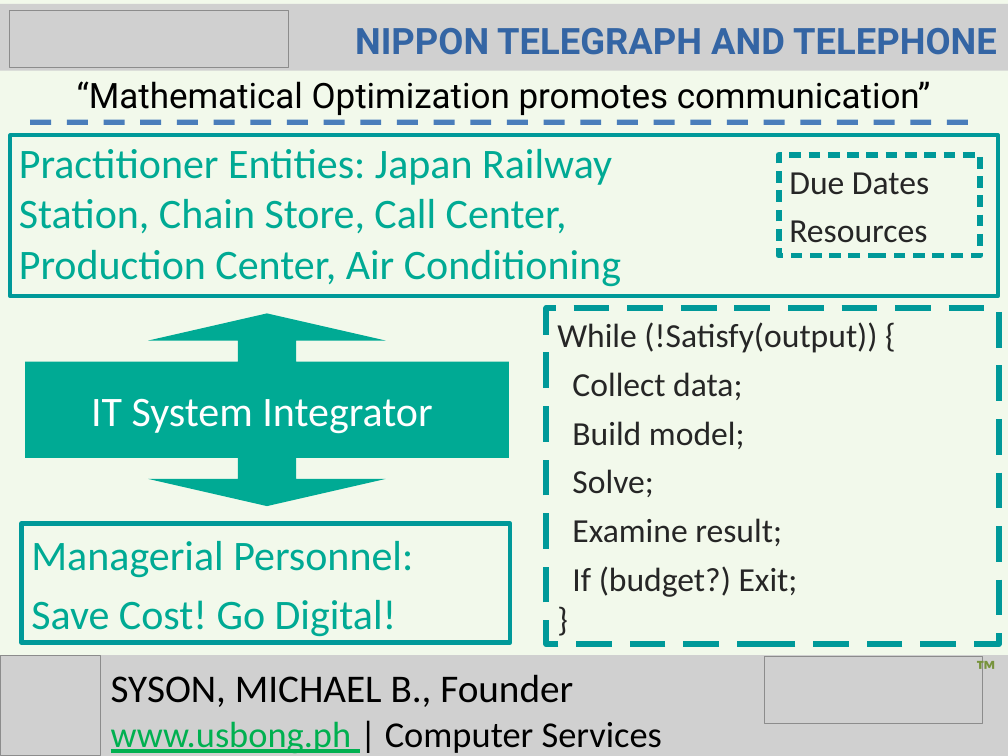
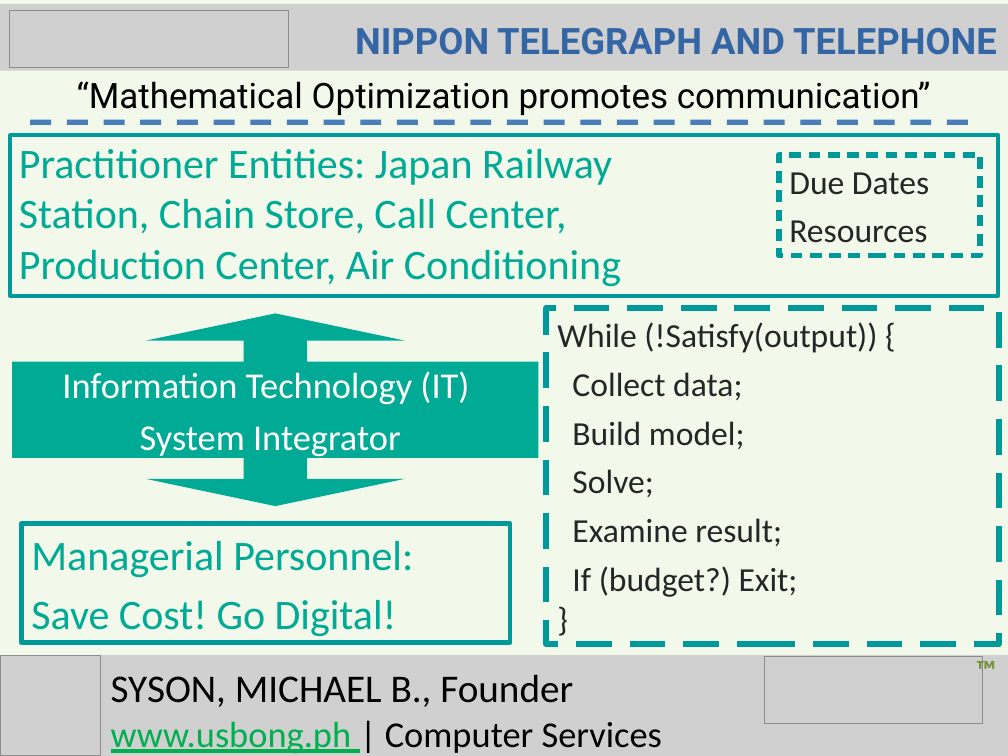
Before and after one commit to usbong/documentation, a slide deck: slide 1 of Usbong/R&D/CaseStudyNTT/usbong-CaseStudyNTT.odp. Drawn at 1008x756 pixels with LibreOffice and Linux fonts; fonts in the diff are those of the drawing; grey boxes stand for pictures. Boxes give left, top, right and bottom in pixels: in the first picture for what was removed or moved away, otherwise in the second. Text is boxed around its words. In the diff, an @@ line names an element or a change of style, - is before the commit and + after.

```diff
--- a/Usbong/R&D/CaseStudyNTT/usbong-CaseStudyNTT.odp
+++ b/Usbong/R&D/CaseStudyNTT/usbong-CaseStudyNTT.odp
@@ freeform shape "Information Technology (IT)": place and size @@
-freeform shape "Information Technology (IT)" at (25, 313, 509, 506)
+freeform shape "Information Technology (IT)" at (12, 313, 538, 506)
@@ text in freeform shape at (62, 371, 469, 459): text changed; size 30 to 26 pt @@
-IT System Integrator
+Information Technology (IT)
+System Integrator
```
Also in this commit, not shown: 2 other slides changed.
